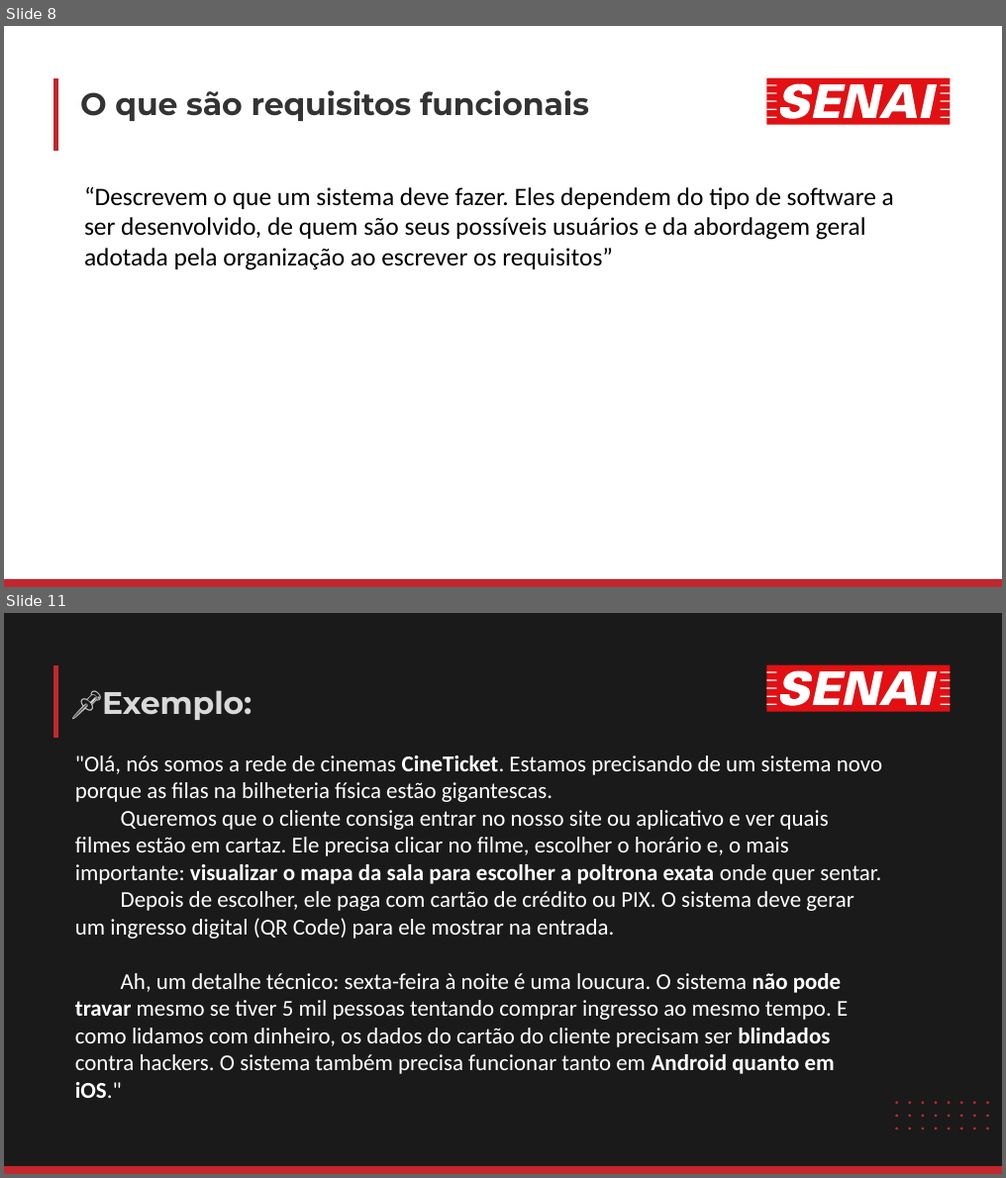
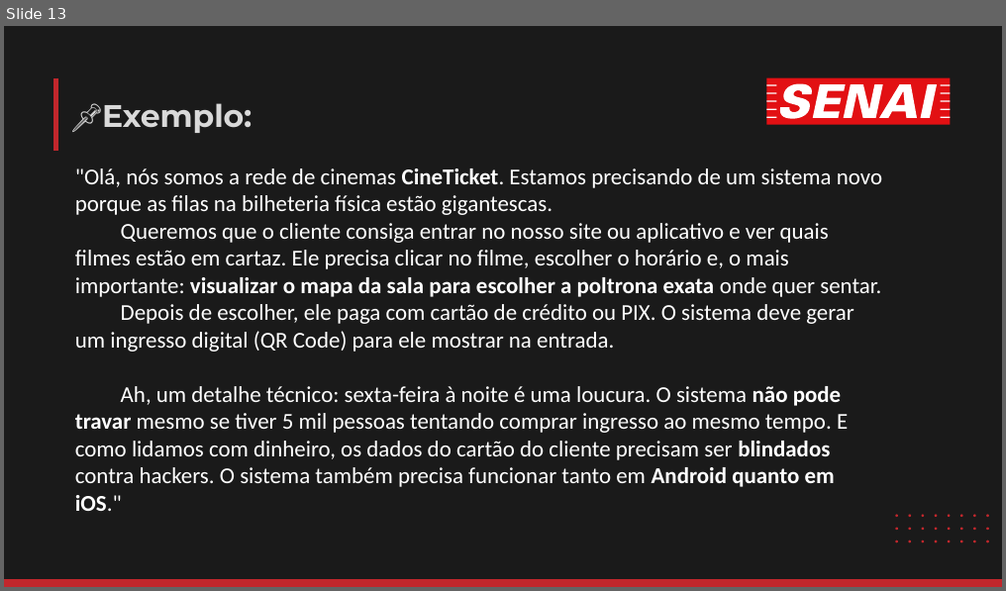
Before and after one commit to luisfernandospoljaric/senai2026, a slide deck: ds/seduc/1des/01-lopal/Aula02/LógicaAula2.pptx. Shown one above the other, each under a label of ours: slides 8 and 11 before the commit, slide 13 after it; the slides between them are not shown. The pictures are 1006x1178 and 1006x591 pixels, drawn with LibreOffice and Linux fonts; fonts in the diff are those of the drawing. Boxes give left, top, right and bottom in pixels: in the first picture for what was removed or moved away, otherwise in the second. Text is boxed around its words. In the diff, an @@ line names an element or a change of style, - is before the commit and + after.

```diff
--- a/ds/seduc/1des/01-lopal/Aula02/LógicaAula2.pptx
+++ b/ds/seduc/1des/01-lopal/Aula02/LógicaAula2.pptx
@@ slide 8 removed at [4, 26, 1002, 587], background #FFFFFF @@
@@ freeform shape removed at [56, 78, 56, 151] @@
@@ freeform shape removed at [766, 78, 949, 125] @@
@@ freeform shape removed at [766, 84, 949, 119] @@
@@ title removed at [80, 90, 589, 121] @@
-O que são requisitos funcionais
@@ text removed at [84, 186, 894, 271] @@
-“Descrevem o que um sistema deve fazer. Eles dependem do tipo de software a ser desenvolvido, de quem são seus possíveis usuários e da abordagem geral adotada pela organização ao escrever os requisitos”
@@ freeform shape removed at [4, 579, 1002, 587] @@
@@ what was slide 11 is now slide 13 @@
```
Also in this commit, not shown: 4 slides changed, 8 slides added, 5 other slides removed, 2 other files.
